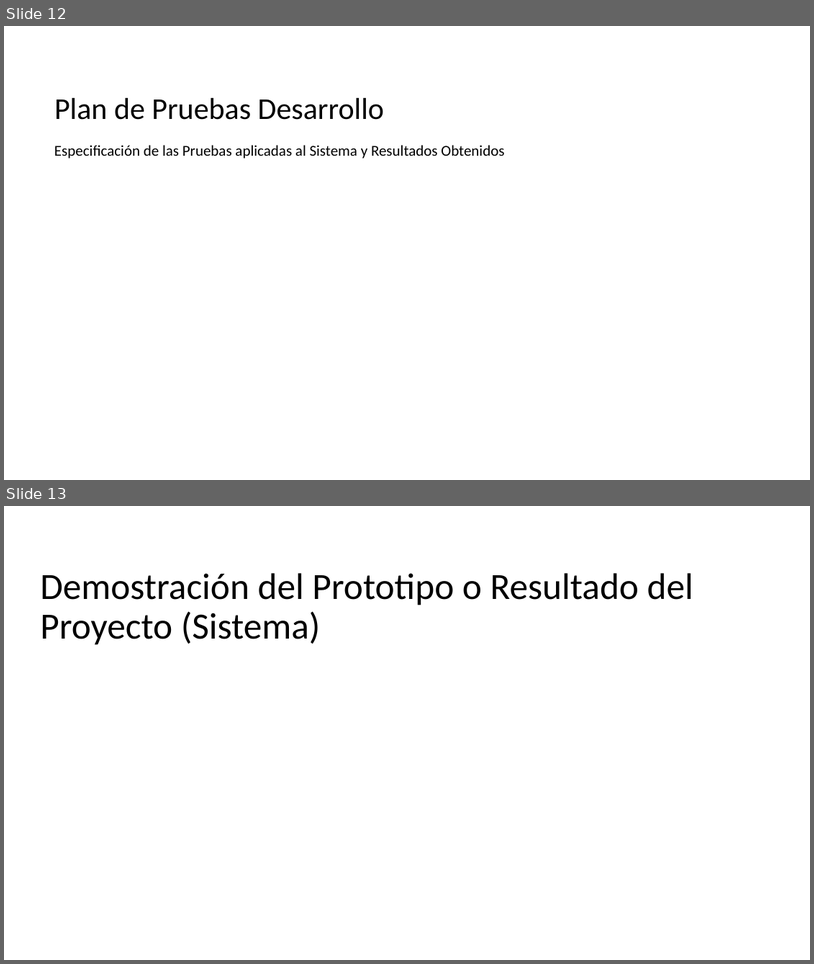
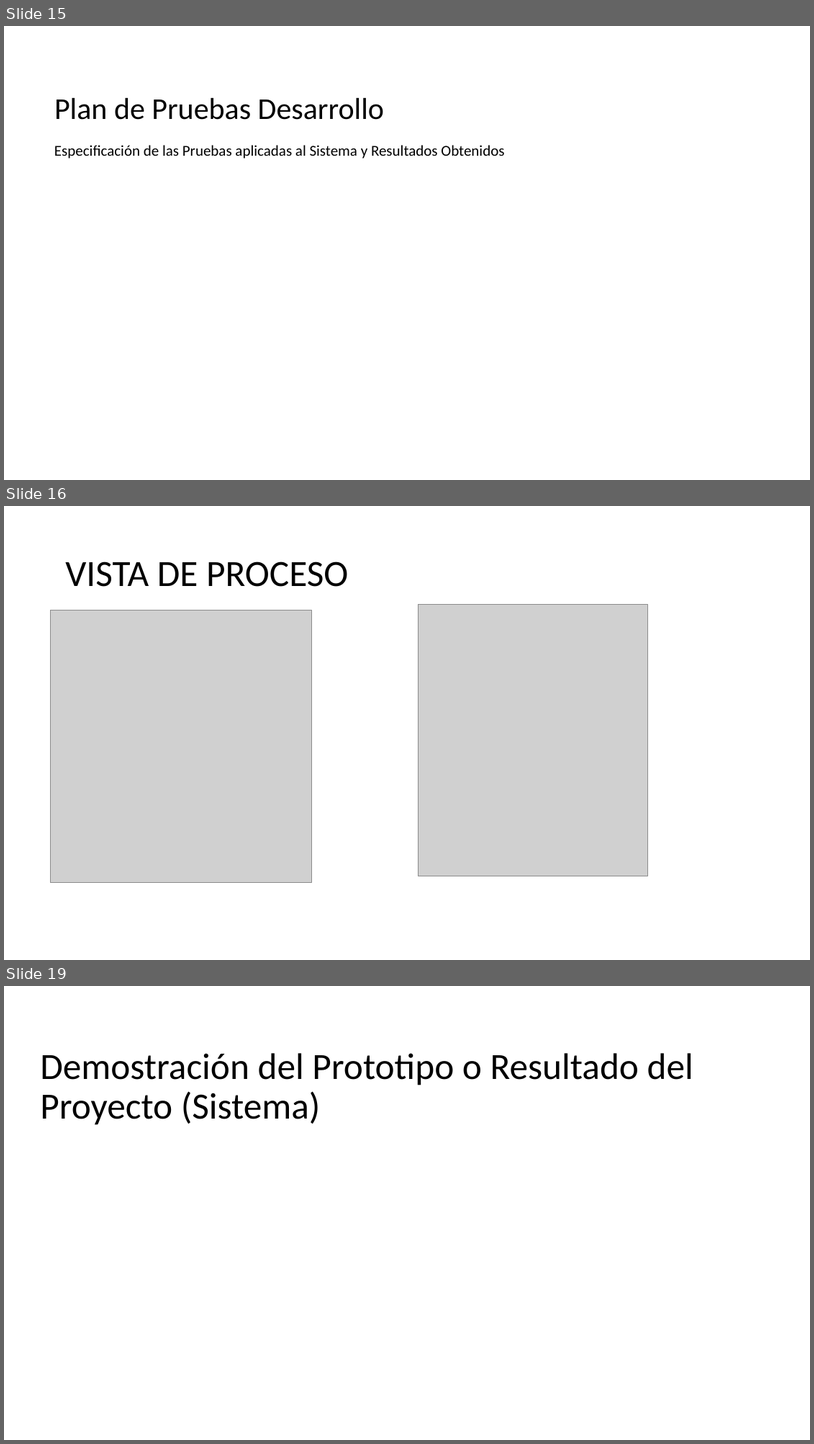
Before and after one commit to CodeFixService/Capstone, a slide deck: fase3/Documentacion Asignatura PTY4614/Estructura Presentación Final-Capstone.pptx. Shown one above the other, each under a label of ours: slides 12 and 13 before the commit, slides 15, 16 and 19 after it; the slides between them are not shown. The pictures are 814x964 and 814x1444 pixels, drawn with LibreOffice and Linux fonts; fonts in the diff are those of the drawing; grey boxes stand for pictures; background and template pictures are left out. Boxes give left, top, right and bottom in pixels: in the first picture for what was removed or moved away, otherwise in the second. Text is boxed around its words. In the diff, an @@ line names an element or a change of style, - is before the commit and + after.

```diff
--- a/fase3/Documentacion Asignatura PTY4614/Estructura Presentación Final-Capstone.pptx
+++ b/fase3/Documentacion Asignatura PTY4614/Estructura Presentación Final-Capstone.pptx
@@ slide 16 added at [4, 506, 810, 960], background picture (left out) @@
@@ title added at [65, 561, 348, 587], 44 pt, text #000000 @@
+VISTA DE PROCESO
@@ picture added at [51, 610, 311, 883] @@
@@ picture added at [419, 605, 648, 875] @@
@@ what was slide 12 is now slide 15 @@
@@ what was slide 13 is now slide 19 @@
```
Also in this commit, not shown: 9 slides changed, 7 other slides added, 2 slides removed.
